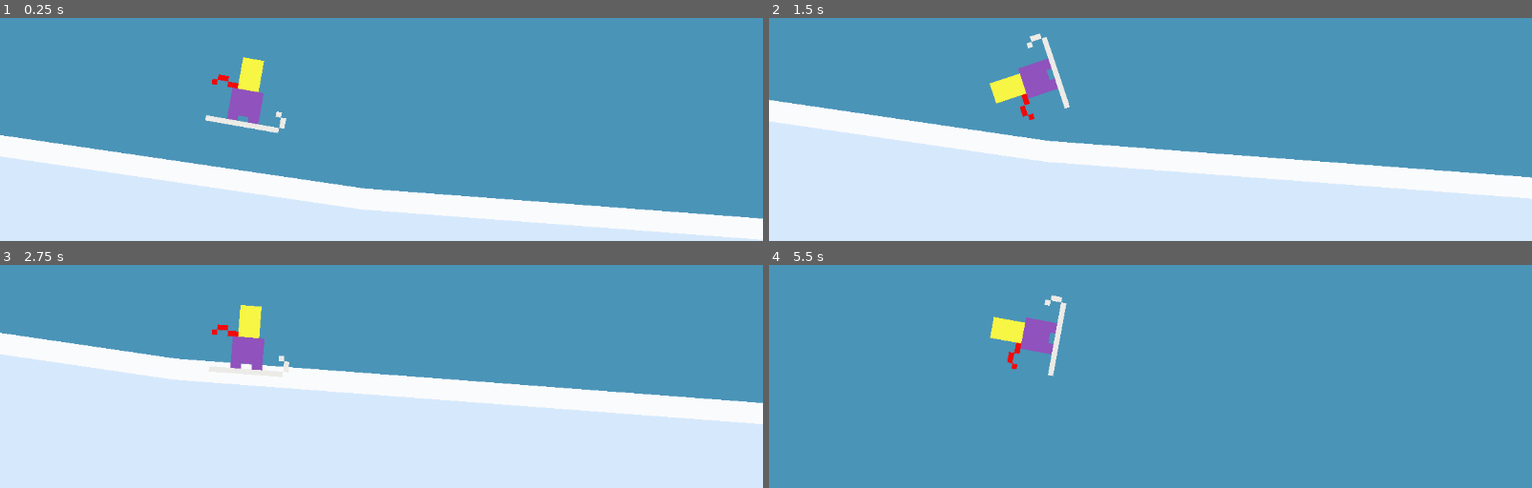
Above: before the commit, frames 1-4 (two rows, left to right).
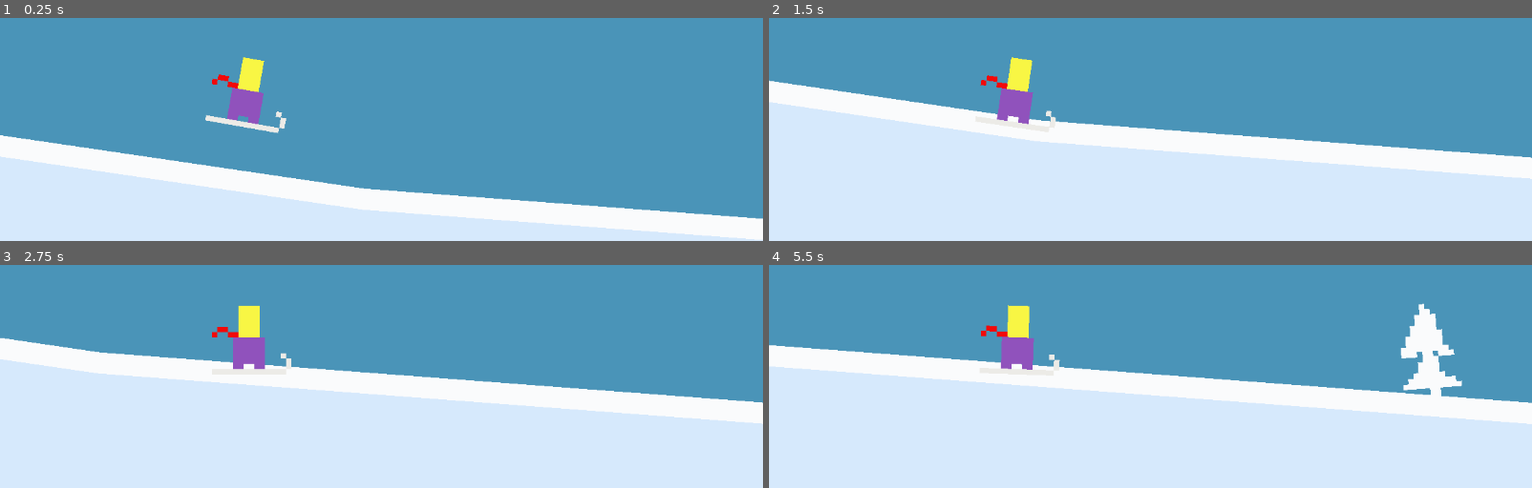
Above: after the commit, the same moments.

Repository: martindzejky/powder-panic
Game: Godot game, scene res://main.tscn
The game is run twice, just before and just after one commit, with the same random seed, the same clock (stepped at 60 frames per second) and the same inputs.
Inputs:
- Up to frame 1 (0.25 s): no input
- Up to frame 2 (1.5 s): hold Space (jump) 0.53-1.28 s; tap Space (jump) at 1.35 s
- Up to frame 3 (2.75 s): tap Space (jump) at 1.52, 1.82 s; hold Space (jump) from 2.03 s (still down)
- Up to frame 4 (5.5 s): release Space (jump) at 2.78 s; tap Space (jump) at 2.85, 3.02, 3.32, 4.35, 4.52, 4.82 s; hold Space (jump) 3.53-4.28 s; hold Space (jump) from 5.03 s (still down)

The runs differ from the first frame. In frame 1, 0.2% of the frame differs, in the area x 0-100%, y 52-100%; in frame 2, 19%; in frame 3, 1.5%; in frame 4, 54%, in the area x 0-100%, y 13-100%.

Commit message:
switch to move_and_collide

Diff:
--- a/components/player_jumping.gd
+++ b/components/player_jumping.gd
@@ -3,6 +3,7 @@
 
 @export var character: CharacterBody2D
 @export var rotation_node: Node2D
+@export var physics: SlopePhysics
 
 var jump_force: float = 100.0
 var backflip_rotation: float = deg_to_rad(140)
@@ -12,7 +13,7 @@
 
 
 func _physics_process(delta):
-  if character.is_on_floor():
+  if physics.is_on_floor:
     time_in_air = 0.0
   else:
     time_in_air += delta
@@ -23,7 +24,7 @@
     # Rotate the sprite back slightly
     rotation_node.rotation -= deg_to_rad(10)
 
-  if not character.is_on_floor():
+  if not physics.is_on_floor:
     # When in air, perform backflip when the jump action is held, otherwise rotate forward
     if Input.is_action_pressed('jump'):
       rotation_node.rotation -= backflip_rotation * delta
--- a/components/rotate_slope_sprite.gd
+++ b/components/rotate_slope_sprite.gd
@@ -3,7 +3,8 @@
 
 @export var character: CharacterBody2D
 @export var rotation_node: Node2D
+@export var physics: SlopePhysics
 
 func _physics_process(_delta):
-  if character.is_on_floor():
-    rotation_node.rotation = character.get_floor_normal().angle() + PI / 2
+  if physics.is_on_floor:
+    rotation_node.rotation = physics.floor_normal.angle() + PI / 2
--- a/components/slope_acceleration.gd
+++ b/components/slope_acceleration.gd
@@ -3,7 +3,8 @@
 
 @export var character: CharacterBody2D
 @export var acceleration: float = 80.0
+@export var physics: SlopePhysics
 
 func _physics_process(delta):
-  if character.is_on_floor():
+  if physics.is_on_floor:
     character.velocity.x += acceleration * delta
--- a/components/slope_physics.gd
+++ b/components/slope_physics.gd
@@ -4,16 +4,21 @@
 @export var character: CharacterBody2D
 
 var gravity = 200.0
-var ground_friction = 0.01 # Lower = more slippery
-var air_friction = 0.005 # Air resistance while jumping
+var ground_friction = 0.02
+var air_friction = 0.007
+
+var is_on_floor = false
+var floor_normal = Vector2.UP
+var time_in_air = 0.0
 
 func _physics_process(delta):
-  if character.is_on_floor():
-    # Get normalized floor normal
-    var slope_normal = character.get_floor_normal()
+  apply_physics(delta)
+  handle_movement(delta)
 
+func apply_physics(delta):
+  if is_on_floor:
     # Calculate the downslope direction (perpendicular to normal)
-    var down_slope_direction = Vector2(-slope_normal.y, slope_normal.x)
+    var down_slope_direction = Vector2(-floor_normal.y, floor_normal.x)
 
     # Calculate how much gravity to apply based on the slope angle
     # steeper slope = more force (dot product with DOWN vector)
@@ -25,6 +30,9 @@
     # Apply ground friction (stronger when going faster)
     var friction_force = character.velocity * ground_friction * character.velocity.length()
     character.velocity -= friction_force * delta
+
+    # Reset time in air
+    time_in_air = 0.0
   else:
     # Apply gravity in air
     character.velocity.y += gravity * delta
@@ -33,5 +41,28 @@
     var air_resistance = character.velocity * air_friction * character.velocity.length()
     character.velocity -= air_resistance * delta
 
-  # MOVE
-  character.move_and_slide()
+    # Track time in air
+    time_in_air += delta
+
+func handle_movement(delta):
+  # Perform the movement with collision detection
+  var collision = character.move_and_collide(character.velocity * delta)
+
+  # Update floor state based on collision
+  is_on_floor = false
+
+  if collision:
+    # Get collision normal
+    floor_normal = collision.get_normal()
+
+    # Calculate the slide direction
+    var slide_velocity = character.velocity.slide(floor_normal)
+
+    # Apply the sliding motion
+    character.velocity = slide_velocity
+
+    is_on_floor = true
+    time_in_air = 0.0
+  else:
+    is_on_floor = false
+    floor_normal = Vector2.UP
--- a/objects/player.tscn
+++ b/objects/player.tscn
@@ -33,21 +33,24 @@
 character = NodePath("..")
 metadata/_custom_type_script = "uid://bs5idmatsi0di"
 
-[node name="rotate_sprite" type="Node" parent="." node_paths=PackedStringArray("character", "rotation_node")]
+[node name="rotate_sprite" type="Node" parent="." node_paths=PackedStringArray("character", "rotation_node", "physics")]
 script = ExtResource("3_uxov2")
 character = NodePath("..")
 rotation_node = NodePath("../sprite")
+physics = NodePath("../physics")
 metadata/_custom_type_script = "uid://by12bertix6ks"
 
-[node name="jumping" type="Node" parent="." node_paths=PackedStringArray("character", "rotation_node")]
+[node name="jumping" type="Node" parent="." node_paths=PackedStringArray("character", "rotation_node", "physics")]
 script = ExtResource("4_nmc1l")
 character = NodePath("..")
 rotation_node = NodePath("../sprite")
+physics = NodePath("../physics")
 metadata/_custom_type_script = "uid://b67nsttvk6aip"
 
-[node name="acceleration" type="Node" parent="." node_paths=PackedStringArray("character")]
+[node name="acceleration" type="Node" parent="." node_paths=PackedStringArray("character", "physics")]
 script = ExtResource("5_f46kd")
 character = NodePath("..")
+physics = NodePath("../physics")
 metadata/_custom_type_script = "uid://dgq1a6ufabr2o"
 
 [connection signal="timeout" from="crash_timer" to="." method="_on_crash_timer_timeout"]
